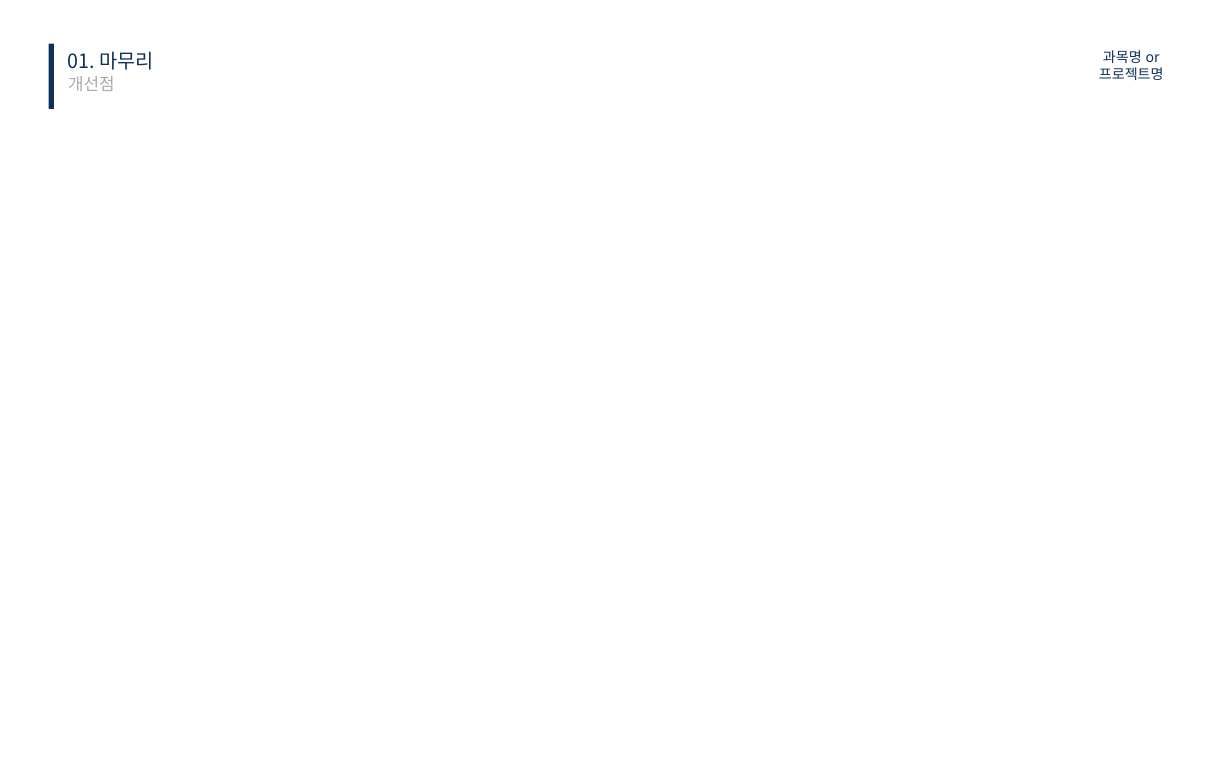
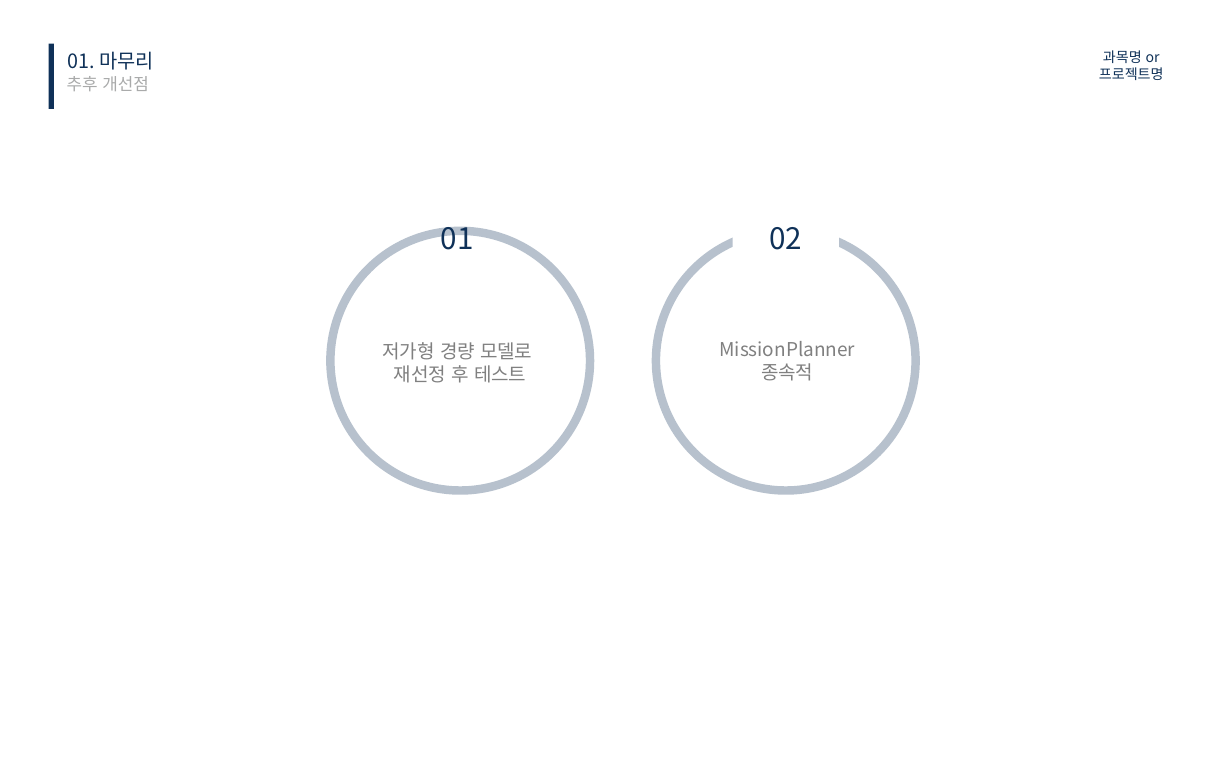
Before and after one commit to kimkyowon/Capstone_Design, a slide deck: slide 19 of 1.PrecisionLandingModule/1.ReasearchNote/FinalReport/캡스톤디자인 최종 발표 ICT융합학부 2018045323 김교원.pptx. Drawn at 1232x761 pixels with LibreOffice and Linux fonts; fonts in the diff are those of the drawing. Boxes give left, top, right and bottom in pixels: in the first picture for what was removed or moved away, otherwise in the second. Text is boxed around its words. In the diff, an @@ line names an element or a change of style, - is before the commit and + after.

```diff
--- a/1.PrecisionLandingModule/1.ReasearchNote/FinalReport/캡스톤디자인 최종 발표 ICT융합학부 2018045323 김교원.pptx
+++ b/1.PrecisionLandingModule/1.ReasearchNote/FinalReport/캡스톤디자인 최종 발표 ICT융합학부 2018045323 김교원.pptx
@@ text at [67, 76, 149, 91]: text changed @@
-개선점
+추후 개선점
@@ rectangle added at [733, 204, 839, 271], fill #FFFFFF @@
@@ ellipse added at [331, 230, 591, 490], outline #B7C1CD 6 pt @@
@@ text added at [441, 227, 474, 250], 21 pt, text #0F3158 @@
+01
@@ ellipse added at [657, 230, 916, 490], outline #B7C1CD 6 pt @@
@@ text added at [769, 227, 802, 250], 21 pt, text #0F3158 @@
+02
@@ text added at [383, 342, 532, 383], 13.5 pt, text #808080 @@
+저가형 경량 모델로
+재선정 후 테스트
@@ text added at [709, 333, 866, 390], 13.5 pt, text #808080 @@
+MissionPlanner종속적
```
Also in this commit, not shown: 3 other slides changed, 2 slides removed, 6 other files.
